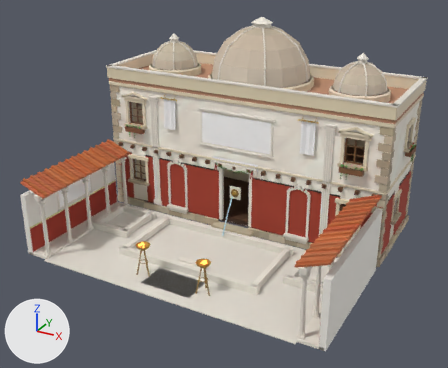
Two versions of the glTF model godot/assets/kit/houses/civ_thermae.glb, one commit apart.
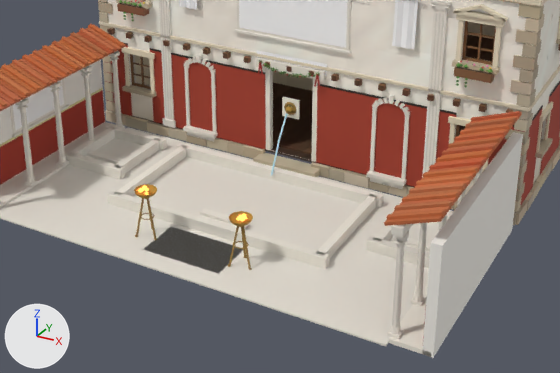
There are two pictures of each version: one whole from a 50 mm camera at (8.52, -17.97, 9.69) aimed at (0.17, -2.78, 2.1), one close up on the part from 11% to 91% of the width and 34% to 98% of the height. Every picture has the same lights, and +X, +Y and +Z are marked at lower left. The first two pictures are the older version. Vertices at exactly the same position are counted once.

In view in the first close-up: 'Embers', 'House', 'Rooms', 'Walls'.
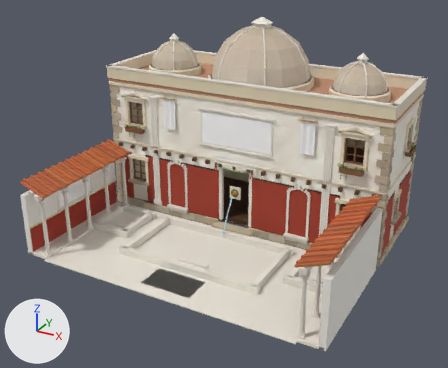
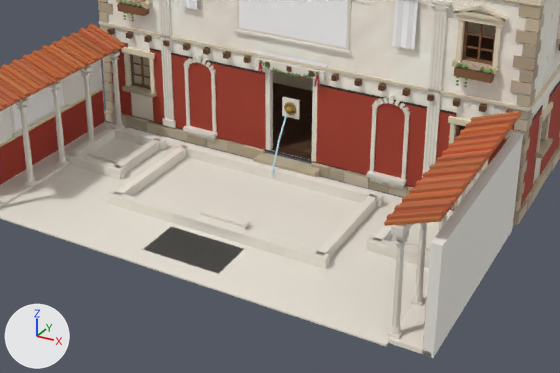
Changed parts and their boxes (x1, y1, x2, y2) in the close-ups (560 x 373 px; the box of a moved part takes in the faces that stretch with it):
part 1 of me_house, deleted: before (134, 68, 319, 270)
part 2 of me_house, moved or reshaped: before (259, 60, 320, 78); after (259, 60, 319, 78)
part 3 of me_house, surface changed: (131, 62, 513, 274) in both
part 4 of me_house, recoloured: (132, 65, 522, 274) in both
part 5 of me_embers, deleted: before (138, 185, 248, 222)

What changed in the scene script:
```text
Change me_house:
    used by ob_house; location = (0.0, 0.0, 0.0)
    remove me_house.from_pydata(...)  # 10201 vertices, 16158 faces; spans x -4.95..5.06, y -6.3..1.86, z -0.02..6.69
    add me_house.from_pydata(...)  # 9913 vertices, 15658 faces; spans x -4.95..5.06, y -6.3..1.86, z -0.02..6.69
    me_house part 1: 19 loose pieces with 324 vertices, spanning x -1.21..1.24, y -5.66..-1.82, z -0.01..2.26, are deleted
    me_house part 2: 62 vertices moved within x -0.69..0.69, y -1.84..-1.82, z 2.09..2.31; 436 vertices removed from x -0.69..0.69, y -1.84..-1.82, z 2.08..2.32; 472 vertices added at x -0.68..0.68, y -1.84..-1.82, z 2.09..2.32
    me_house part 3: 5660 kept faces spanning x -4.89..5.02, y -6.3..1.79, z 0.0..6.69 get new texture (UV) coordinates
    me_house part 4: 2740 kept faces spanning x -4.1..4.84, y -6.3..-1.7, z 0.0..4.01 get new vertex colours
    other edits to the shape of me_house do not show in these pictures
Change me_embers:
    used by ob_embers; location = (0.0, 0.0, 0.0)
    remove me_embers.from_pydata(...)  # 133 vertices, 190 faces; spans x -4.41..1.11, y -5.59..1.28, z 0.58..1.02
    add me_embers.from_pydata(...)  # 35 vertices, 50 faces; spans x -4.41..-4.06, y 1.05..1.28, z 0.58..0.65
    me_embers part 5: 14 loose pieces with 98 vertices, spanning x -1.13..1.11, y -5.59..-5.31, z 0.93..1.02, are deleted
```
